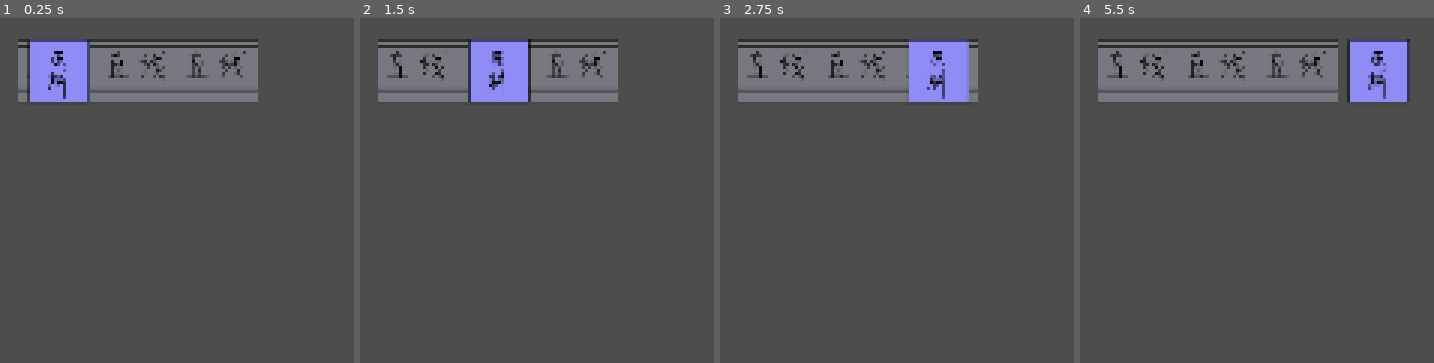
Above: before the commit, frames 1-4 (left to right).
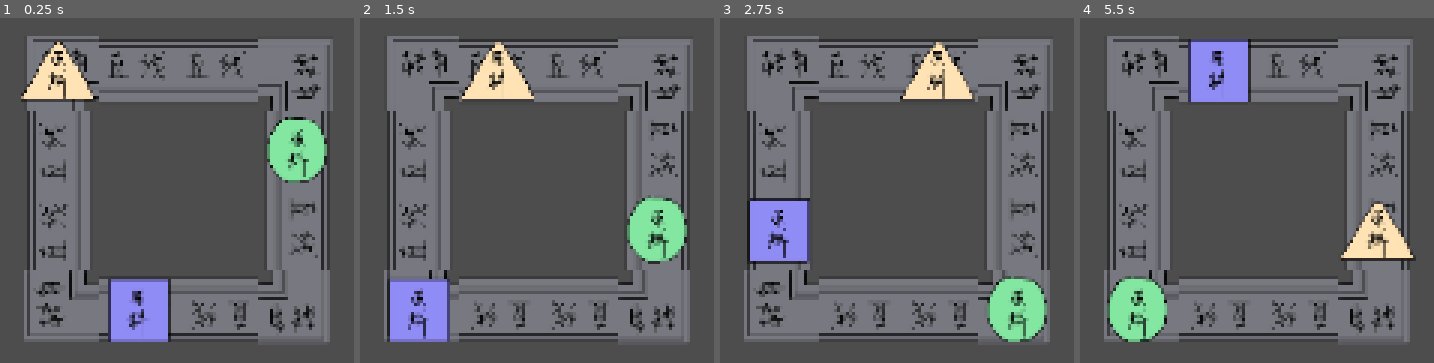
Above: after the commit, the same moments.

Repository: vic328005/NewProject1
Game: Godot game, scene res://scenes/main.tscn
The game is run twice, just before and just after one commit, with the same random seed, the same clock (stepped at 60 frames per second) and the same inputs.
Inputs:
- Up to frame 1 (0.25 s): no input
- Up to frame 2 (1.5 s): tap Enter at 0.5 s
- Up to frame 3 (2.75 s): tap Space at 2 s
- Up to frame 4 (5.5 s): tap Enter at 2.75 s; tap Space at 5 s

The runs differ from the first frame. In frame 1, 38% of the frame differs, in the area x 5-95%, y 5-94%; in frame 2, 39%; in frame 3, 38%; in frame 4, 39%.

Commit message:
稍微细化cargo和belt的表现

Diff:
--- /dev/null
+++ b/levels/level01.json
@@ -0,0 +1,127 @@
+{
+  "level_id": "level01",
+  "display_name": "环形关卡",
+  "grid_width": 4,
+  "grid_height": 4,
+  "beat_bpm": 120,
+  "cells": [
+    {
+      "x": 0,
+      "y": 0,
+      "belt": {
+        "facing": "UP",
+        "turn_mode": "RIGHT",
+        "beat_interval": 2
+      },
+      "cargo": {
+        "type": "CARGO_1"
+      }
+    },
+    {
+      "x": 1,
+      "y": 0,
+      "belt": {
+        "facing": "RIGHT",
+        "turn_mode": "STRAIGHT",
+        "beat_interval": 2
+      }
+    },
+    {
+      "x": 2,
+      "y": 0,
+      "belt": {
+        "facing": "RIGHT",
+        "turn_mode": "STRAIGHT",
+        "beat_interval": 2
+      }
+    },
+    {
+      "x": 3,
+      "y": 0,
+      "belt": {
+        "facing": "RIGHT",
+        "turn_mode": "RIGHT",
+        "beat_interval": 2
+      }
+    },
+    {
+      "x": 3,
+      "y": 1,
+      "belt": {
+        "facing": "DOWN",
+        "turn_mode": "STRAIGHT",
+        "beat_interval": 2
+      },
+      "cargo": {
+        "type": "CARGO_2"
+      }
+    },
+    {
+      "x": 3,
+      "y": 2,
+      "belt": {
+        "facing": "DOWN",
+        "turn_mode": "STRAIGHT",
+        "beat_interval": 2
+      }
+    },
+    {
+      "x": 3,
+      "y": 3,
+      "belt": {
+        "facing": "DOWN",
+        "turn_mode": "RIGHT",
+        "beat_interval": 2
+      }
+    },
+    {
+      "x": 2,
+      "y": 3,
+      "belt": {
+        "facing": "LEFT",
+        "turn_mode": "STRAIGHT",
+        "beat_interval": 2
+      }
+    },
+    {
+      "x": 1,
+      "y": 3,
+      "belt": {
+        "facing": "LEFT",
+        "turn_mode": "STRAIGHT",
+        "beat_interval": 2
+      },
+      "cargo": {
+        "type": "CARGO_3"
+      }
+    },
+    {
+      "x": 0,
+      "y": 3,
+      "belt": {
+        "facing": "LEFT",
+        "turn_mode": "RIGHT",
+        "beat_interval": 2
+      }
+    },
+    {
+      "x": 0,
+      "y": 2,
+      "belt": {
+        "facing": "UP",
+        "turn_mode": "STRAIGHT",
+        "beat_interval": 2
+      }
+    },
+    {
+      "x": 0,
+      "y": 1,
+      "belt": {
+        "facing": "UP",
+        "turn_mode": "STRAIGHT",
+        "beat_interval": 2
+      }
+    }
+  ],
+  "entities": []
+}
--- a/levels/tutorial_01.json
+++ /dev/null
@@ -1,40 +0,0 @@
-{
-  "level_id": "tutorial_01",
-  "display_name": "第一关",
-  "grid_width": 8,
-  "grid_height": 4,
-  "beat_bpm": 120,
-  "cells": [
-	{
-	  "x": 0,
-	  "y": 0,
-	  "belt": {
-		"facing": "RIGHT",
-		"turn_mode": "STRAIGHT",
-		"beat_interval": 2
-	  },
-	  "cargo": {
-		"type": "NORMAL"
-	  }
-	},
-	{
-	  "x": 1,
-	  "y": 0,
-	  "belt": {
-		"facing": "RIGHT",
-		"turn_mode": "STRAIGHT",
-		"beat_interval": 2
-	  }
-	},
-	{
-	  "x": 2,
-	  "y": 0,
-	  "belt": {
-		"facing": "RIGHT",
-		"turn_mode": "STRAIGHT",
-		"beat_interval": 2
-	  }
-	}
-  ],
-  "entities": []
-}
--- a/scripts/belt.gd
+++ b/scripts/belt.gd
@@ -17,28 +17,37 @@
 
 const PREVIEW_CELL_SIZE := 64.0
 const PREVIEW_CENTER := Vector2(PREVIEW_CELL_SIZE * 0.5, PREVIEW_CELL_SIZE * 0.5)
+const STRAIGHT_INTERVAL_1_TEXTURE: Texture2D = preload("res://assets/images/belt_straight_interval_1.png")
+const STRAIGHT_INTERVAL_2_TEXTURE: Texture2D = preload("res://assets/images/belt_straight_interval_2.png")
+const TURN_INTERVAL_1_TEXTURE: Texture2D = preload("res://assets/images/belt_turn_interval_1.png")
+const TURN_INTERVAL_2_TEXTURE: Texture2D = preload("res://assets/images/belt_turn_interval_2.png")
 
 @export var facing: Direction = Direction.RIGHT:
 	set(value):
 		facing = value
+		_update_sprite_visual()
 		queue_redraw()
 
 @export var turn_mode: TurnMode = TurnMode.STRAIGHT:
 	set(value):
 		turn_mode = value
+		_update_sprite_visual()
 		queue_redraw()
 
 @export_range(1, 2, 1) var beat_interval := 2:
 	set(value):
 		beat_interval = clampi(value, 1, 2)
+		_update_sprite_visual()
 		queue_redraw()
 
 var _world: World
 var _registered_cell: Vector2i
 var _is_registered_to_layer := false
+var _sprite: Sprite2D
 
 
 func _ready() -> void:
+	_update_sprite_visual()
 	queue_redraw()
 
 	if Engine.is_editor_hint():
@@ -107,6 +116,51 @@
 			return Vector2i.DOWN
 		_:
 			return Vector2i.LEFT
+
+
+func _update_sprite_visual() -> void:
+	if _sprite == null:
+		_sprite = get_node_or_null(^"Sprite2D") as Sprite2D
+
+	if _sprite == null:
+		return
+
+	_sprite.texture = _get_belt_texture()
+	_sprite.rotation_degrees = _get_sprite_rotation_degrees()
+	_sprite.flip_h = turn_mode == TurnMode.LEFT
+	_sprite.flip_v = false
+
+
+func _get_belt_texture() -> Texture2D:
+	if turn_mode == TurnMode.STRAIGHT:
+		if beat_interval == 1:
+			return STRAIGHT_INTERVAL_1_TEXTURE
+
+		return STRAIGHT_INTERVAL_2_TEXTURE
+
+	if beat_interval == 1:
+		return TURN_INTERVAL_1_TEXTURE
+
+	return TURN_INTERVAL_2_TEXTURE
+
+
+func _get_rotation_degrees_for_direction(direction: Direction) -> float:
+	match direction:
+		Direction.UP:
+			return -90.0
+		Direction.RIGHT:
+			return 0.0
+		Direction.DOWN:
+			return 90.0
+		_:
+			return 180.0
+
+
+func _get_sprite_rotation_degrees() -> float:
+	if turn_mode == TurnMode.STRAIGHT:
+		return wrapf(_get_rotation_degrees_for_direction(facing), 0.0, 360.0)
+
+	return wrapf(float(int(facing)) * 90.0, 0.0, 360.0)
 
 #
 #func _draw() -> void:
--- a/scripts/cargo.gd
+++ b/scripts/cargo.gd
@@ -2,19 +2,25 @@
 class_name Cargo
 
 const MOVE_DURATION_RATIO := 0.9
+const DEFAULT_CARGO_TYPE: String = "CARGO_1"
+const CARGO_TEXTURE_1: Texture2D = preload("res://assets/images/cargo_1.png")
+const CARGO_TEXTURE_2: Texture2D = preload("res://assets/images/cargo_2.png")
+const CARGO_TEXTURE_3: Texture2D = preload("res://assets/images/cargo_3.png")
 
-@export var cargo_type: String = "NORMAL":
+@export var cargo_type: String = DEFAULT_CARGO_TYPE:
 	set(value):
-		var normalized_value: String = String(value).strip_edges().to_upper()
-		cargo_type = normalized_value if not normalized_value.is_empty() else "NORMAL"
+		cargo_type = _normalize_cargo_type(value)
+		_update_sprite_texture()
 
 var _world: World
 var _registered_cell: Vector2i
 var _is_registered_to_layer := false
 var _move_tween: Tween
+@onready var _sprite: Sprite2D = $Sprite2D
 
 
 func _ready() -> void:
+	_update_sprite_texture()
 	_world = GM.current_world
 	_register_to_cargo_layer()
 
@@ -111,3 +117,25 @@
 
 func _on_move_tween_finished() -> void:
 	_move_tween = null
+
+
+static func _normalize_cargo_type(value: Variant) -> String:
+	var normalized_value: String = String(value).strip_edges().to_upper()
+	return normalized_value if not normalized_value.is_empty() else DEFAULT_CARGO_TYPE
+
+
+func _update_sprite_texture() -> void:
+	if _sprite == null:
+		return
+
+	_sprite.texture = _get_texture_for_type(cargo_type)
+
+
+func _get_texture_for_type(type_name: String) -> Texture2D:
+	match type_name:
+		"CARGO_2":
+			return CARGO_TEXTURE_2
+		"CARGO_3":
+			return CARGO_TEXTURE_3
+		_:
+			return CARGO_TEXTURE_1
--- a/scripts/game_manager.gd
+++ b/scripts/game_manager.gd
@@ -2,7 +2,7 @@
 class_name GameManager
 
 const WORLD_SCENE_UID := "uid://d1md2xh0j3x36"
-const START_LEVEL_PATH := "res://levels/tutorial_01.json"
+const START_LEVEL_PATH := "res://levels/level01.json"
 
 var event_bus: EventBus
 var beat_conductor: BeatConductor
--- a/scripts/level_data.gd
+++ b/scripts/level_data.gd
@@ -16,7 +16,7 @@
 const ENTITY_KEYS := ["id", "kind", "x", "y", "data"]
 const BELT_FACING_VALUES := ["UP", "RIGHT", "DOWN", "LEFT"]
 const BELT_TURN_MODE_VALUES := ["STRAIGHT", "LEFT", "RIGHT"]
-const CARGO_TYPE_VALUES := ["NORMAL"]
+const CARGO_TYPE_VALUES := ["CARGO_1", "CARGO_2", "CARGO_3"]
 
 var level_id: String = ""
 var display_name: String = ""
@@ -224,7 +224,7 @@
 	if not _has_non_empty_string(raw_cargo, "type"):
 		return _validation_error(source_label, "%s.type must be a non-empty string" % cargo_label)
 
-	var cargo_type: String = String(raw_cargo["type"])
+	var cargo_type: String = String(raw_cargo["type"]).strip_edges().to_upper()
 	if not CARGO_TYPE_VALUES.has(cargo_type):
 		return _validation_error(source_label, "%s.type must be one of %s" % [cargo_label, CARGO_TYPE_VALUES])
 
